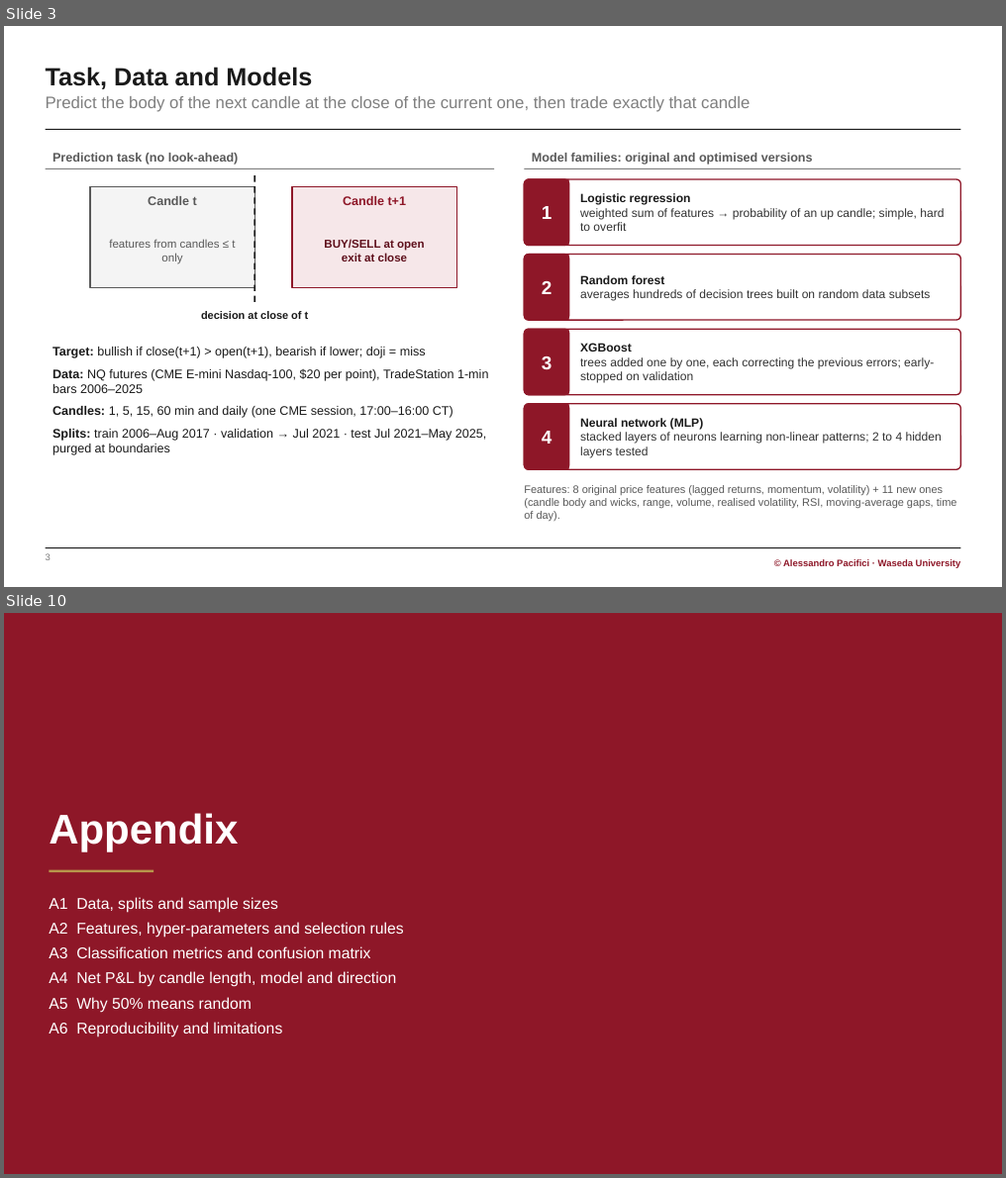
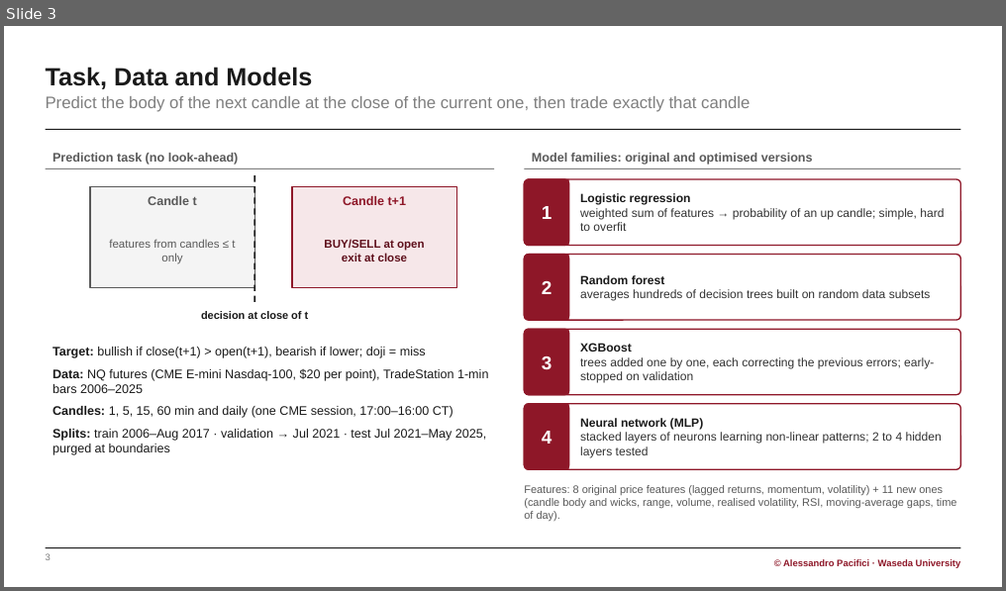
Before and after one commit to Paciooo/Project_ai_ML_bigdata, a slide deck: presentation/NQ_final_report.pptx. Shown one above the other, each under a label of ours: slides 3 and 10 before the commit, slide 3 after it; the slides between them are not shown. The pictures are 1006x1178 and 1006x591 pixels, drawn with LibreOffice and Linux fonts; fonts in the diff are those of the drawing. Boxes give left, top, right and bottom in pixels: in the first picture for what was removed or moved away, otherwise in the second. Text is boxed around its words. In the diff, an @@ line names an element or a change of style, - is before the commit and + after.

```diff
--- a/presentation/NQ_final_report.pptx
+++ b/presentation/NQ_final_report.pptx
@@ slide 10 removed at (x1=4, y1=613, x2=1002, y2=1174), background #8E1728 @@
@@ text removed at (x1=49, y1=813, x2=238, y2=852) @@
-Appendix
@@ line removed from (49, 871) to (153, 871) @@
@@ text removed at (x1=49, y1=897, x2=404, y2=1038) @@
-A1 Data, splits and sample sizes
-A2 Features, hyper-parameters and selection rules
-A3 Classification metrics and confusion matrix
-A4 Net P&L by candle length, model and direction
-A5 Why 50% means random
-A6 Reproducibility and limitations
```
Also in this commit, not shown: 7 slides changed, 6 other slides removed, 13 other files.
